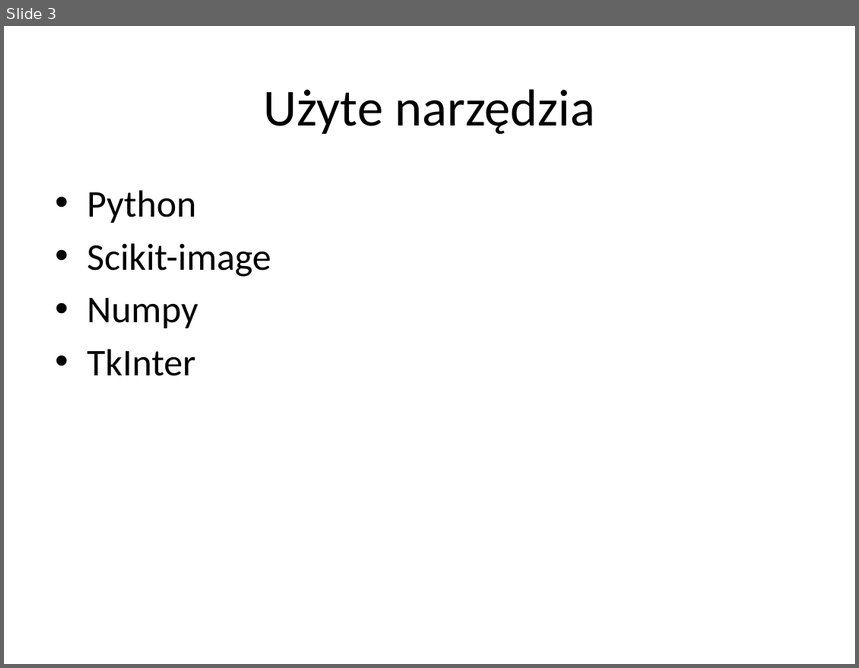
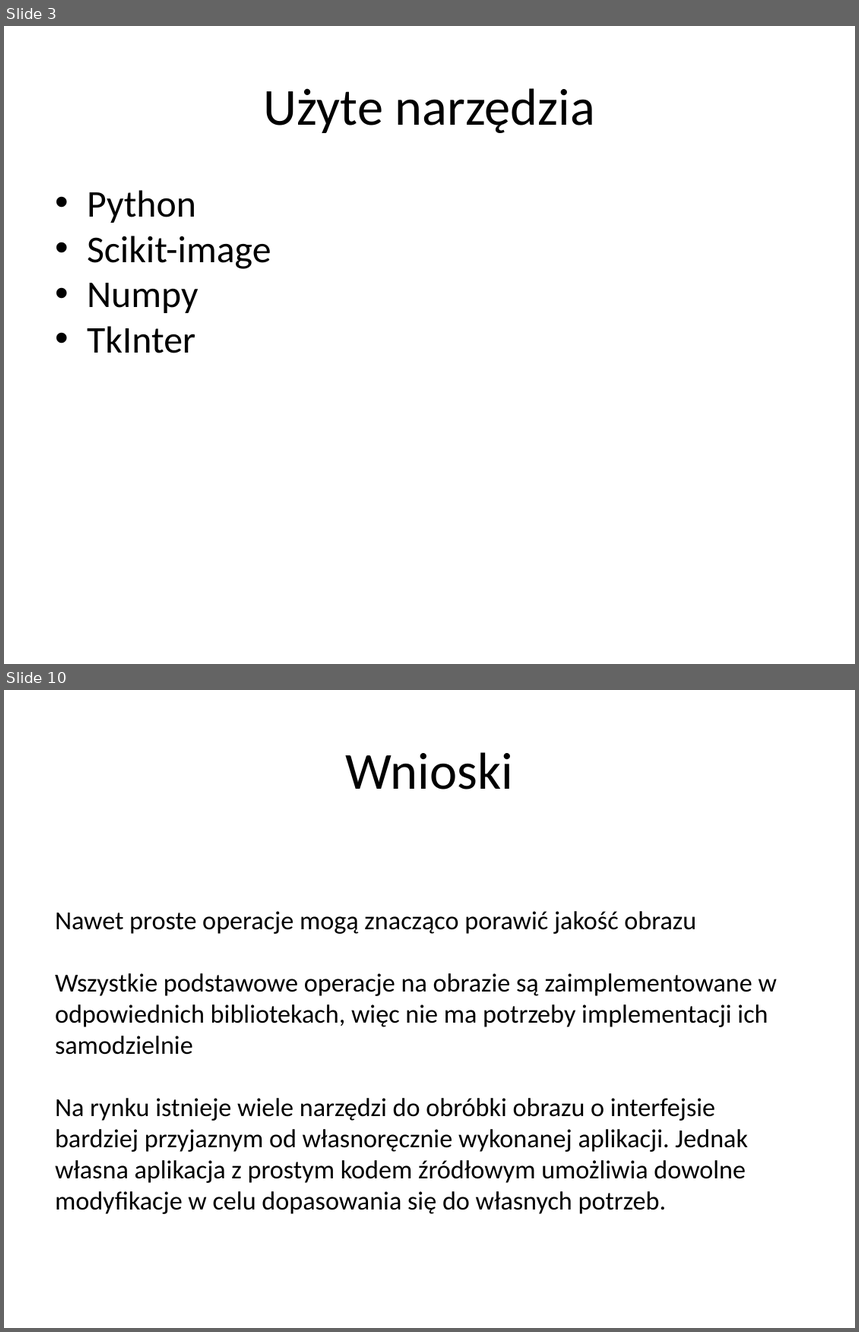
Before and after one commit to elkade/images-processor, a slide deck: doc/PPO_Prezentacja.pptx. Shown one above the other, each under a label of ours: slide 3 before the commit, slides 3 and 10 after it; the slides between them are not shown. The pictures are 859x668 and 859x1332 pixels, drawn with LibreOffice and Linux fonts; fonts in the diff are those of the drawing. Boxes give left, top, right and bottom in pixels: in the first picture for what was removed or moved away, otherwise in the second. Text is boxed around its words. In the diff, an @@ line names an element or a change of style, - is before the commit and + after.

```diff
--- a/doc/PPO_Prezentacja.pptx
+++ b/doc/PPO_Prezentacja.pptx
@@ slide 10 added at <box>4,690,855,1328</box>, background #FFFFFF @@
@@ text added at <box>346,752,513,790</box>, 44 pt, text #000000 @@
+Wnioski
@@ text added at <box>55,911,777,1214</box>, 22 pt, text #000000 @@
+Nawet proste operacje mogą znacząco porawić jakość obrazu
+Wszystkie podstawowe operacje na obrazie są zaimplementowane w odpowiednich bibliotekach, więc nie ma potrzeby implementacji ich samodzielnie
+Na rynku istnieje wiele narzędzi do obróbki obrazu o interfejsie bardziej przyjaznym od własnoręcznie wykonanej aplikacji. Jednak własna aplikacja z prostym kodem źródłowym umożliwia dowolne modyfikacje w celu dopasowania się do własnych potrzeb.
@@ slide 3 changed as well @@
@@ text "Python" at <box>87,190,271,354</box>: indent changed; less space between paragraphs @@
```
Also in this commit, not shown: 2 other slides changed, 6 other slides added, 1 slide removed, 2 other files.
